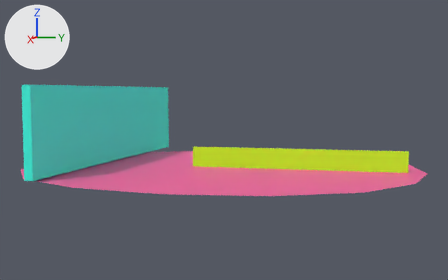
One commit to the Blender file Spil/textures/map.blend: the scene before it, then after it.
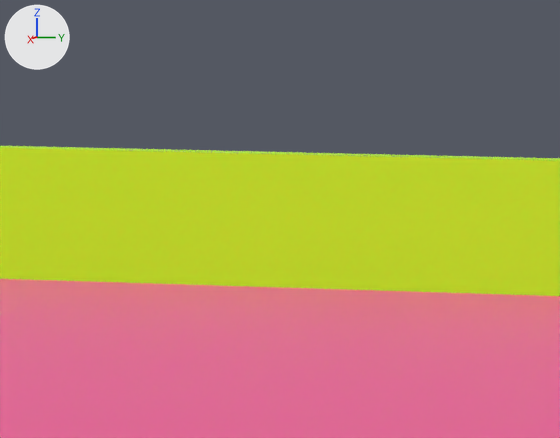
There are two pictures of each version: one whole from a 50 mm camera at (15.07, 6.34, 1.87) aimed at (-0.19, 2.4, 0.66), one close up on the part from 50% to 69% of the width and 45% to 68% of the height. The axes (+X, +Y, +Z) are drawn at upper left. The lights are the same throughout.

Names of what the first close-up shows: 'Plane', 'stena2'.
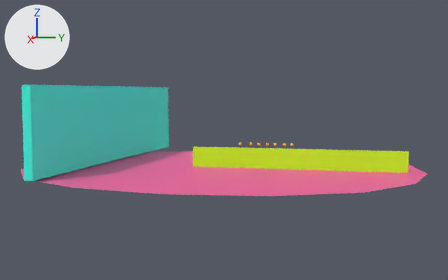
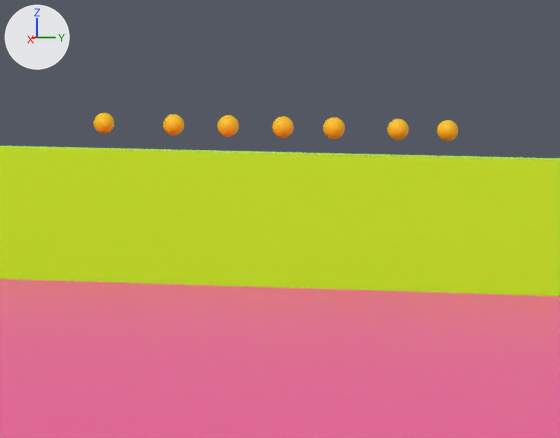
Changed parts and their boxes (x1, y1, x2, y2) in the close-ups (560 x 438 px):
'Sphere2', added
    after: (323, 117, 345, 139)
'Sphere4', added
    after: (217, 115, 239, 137)
'Sphere3', added
    after: (272, 116, 294, 138)
'Sphere1', added
    after: (387, 119, 409, 140)
'Sphere0', added
    after: (437, 120, 458, 141)
'Sphere5', added
    after: (163, 114, 184, 135)
'Sphere6', added
    after: (93, 113, 114, 134)

The change, as a list of edits to the scene's bpy script:
```text
Add ob_sphere6:
    ob_sphere6 = bpy.data.objects.new('Sphere6', me_sphere_006)  # a UV sphere (32 segments, 16 rings, poles along z) spanning x -1.0..1.0, y -1.0..1.0, z -1.0..1.0; in mat_material_016 (picture img_bullet)
    ob_sphere6.location = (-4.202, 1.887, 0.225)
    ob_sphere6.scale = (0.0506, 0.0506, 0.0506)
Add ob_sphere5:
    ob_sphere5 = bpy.data.objects.new('Sphere5', me_sphere_005)  # a UV sphere (32 segments, 16 rings, poles along z) spanning x -1.0..1.0, y -1.0..1.0, z -1.0..1.0; in mat_material_015 (picture img_bullet)
    ob_sphere5.location = (-4.202, 2.231, 0.225)
    ob_sphere5.scale = (0.051, 0.051, 0.051)
Add ob_sphere4:
    ob_sphere4 = bpy.data.objects.new('Sphere4', me_sphere_004)  # a UV sphere (32 segments, 16 rings, poles along z) spanning x -1.0..1.0, y -1.0..1.0, z -1.0..1.0; in mat_material_014 (picture img_bullet)
    ob_sphere4.location = (-4.202, 2.497, 0.225)
    ob_sphere4.scale = (0.0519, 0.0519, 0.0519)
Add ob_sphere3:
    ob_sphere3 = bpy.data.objects.new('Sphere3', me_sphere_003)  # a UV sphere (32 segments, 16 rings, poles along z) spanning x -1.0..1.0, y -1.0..1.0, z -1.0..1.0; in mat_material_013 (picture img_bullet)
    ob_sphere3.location = (-4.202, 2.764, 0.225)
    ob_sphere3.scale = (0.0516, 0.0516, 0.0516)
Add ob_sphere2:
    ob_sphere2 = bpy.data.objects.new('Sphere2', me_sphere_002)  # a UV sphere (32 segments, 16 rings, poles along z) spanning x -1.0..1.0, y -1.0..1.0, z -1.0..1.0; in mat_material_012 (picture img_bullet)
    ob_sphere2.location = (-4.202, 3.01, 0.225)
    ob_sphere2.scale = (0.0521, 0.0521, 0.0521)
Add ob_sphere1:
    ob_sphere1 = bpy.data.objects.new('Sphere1', me_sphere_001)  # a UV sphere (32 segments, 16 rings, poles along z) spanning x -1.0..1.0, y -1.0..1.0, z -1.0..1.0; in mat_material_011 (picture img_bullet)
    ob_sphere1.location = (-4.202, 3.317, 0.225)
    ob_sphere1.scale = (0.0512, 0.0512, 0.0512)
Add ob_sphere0:
    ob_sphere0 = bpy.data.objects.new('Sphere0', me_sphere)  # a UV sphere (32 segments, 16 rings, poles along z) spanning x -1.0..1.0, y -1.0..1.0, z -1.0..1.0; in mat_material_010 (picture img_bullet)
    ob_sphere0.location = (-4.202, 3.553, 0.225)
    ob_sphere0.scale = (0.0503, 0.0503, 0.0503)
```
